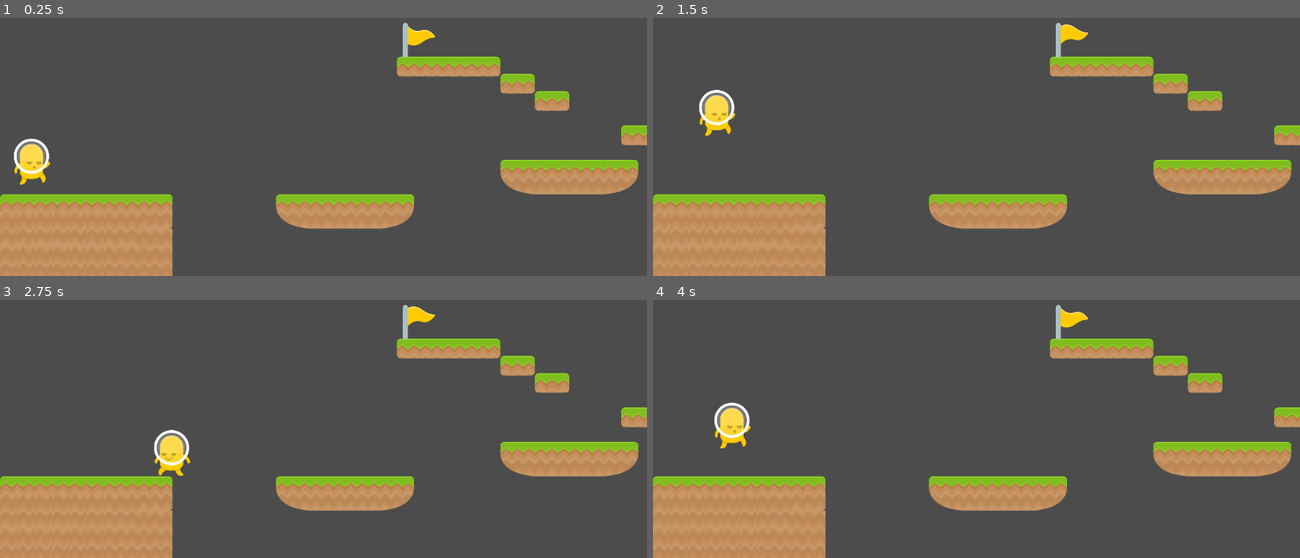
Above: before the commit, frames 1-4 (two rows, left to right).
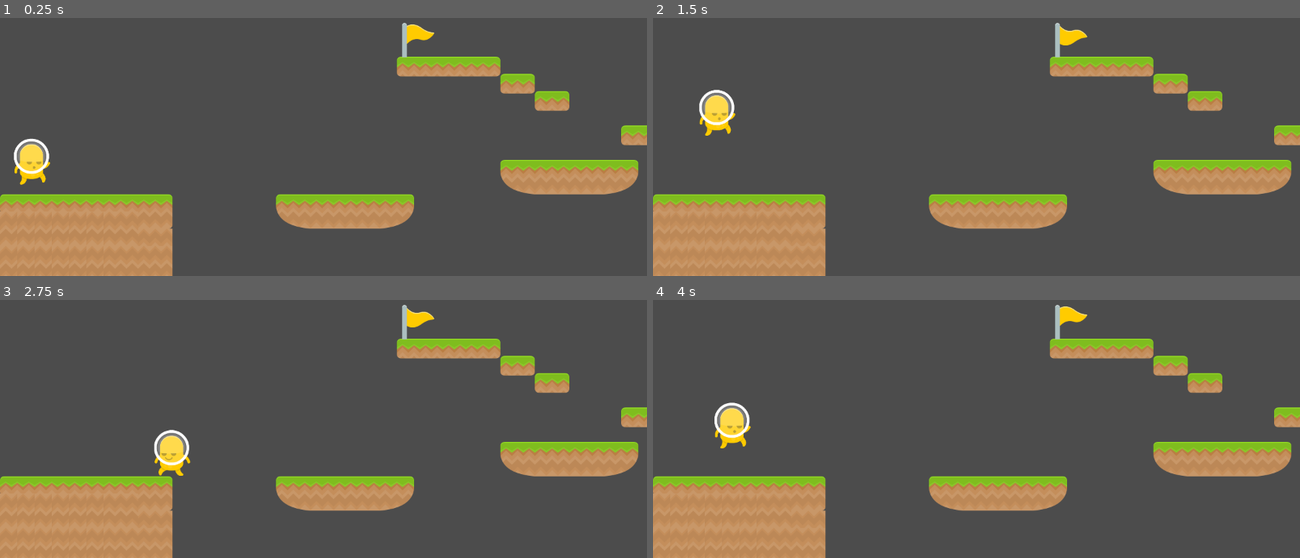
Above: after the commit, the same moments.

Repository: 44351-w21/one-screen-platformer-thomastran7
Game: Godot game, scene res://Platformer.tscn
The game is run twice, just before and just after one commit, with the same random seed, the same clock (stepped at 60 frames per second) and the same inputs.
Inputs:
- Up to frame 1 (0.25 s): no input
- Up to frame 2 (1.5 s): hold Right (ui_right) from 0.53 s (still down); tap Space (Jump) at 0.77 s
- Up to frame 3 (2.75 s): tap Space (Jump) at 1.52 s; release Right (ui_right) at 2.03 s; hold Left (ui_left) from 2.03 s (still down)
- Up to frame 4 (4 s): release Left (ui_left) at 2.78 s; hold Right (ui_right) from 2.78 s (still down); tap Space (Jump) at 3.02, 3.77 s

The runs differ from the first frame. In frame 1, 0.2% of the frame differs, in the area x 62-68%, y 1-16%; in frame 2, 0.2%; in frame 3, 0.2%; in frame 4, 0.2%.

Commit message:
Added Goal.gd and RestartButton.gd Modified a couple of scenes

Diff:
--- /dev/null
+++ b/Goal.gd
@@ -0,0 +1,6 @@
+extends Area2D
+
+
+
+func _on_Goal_body_entered(body):
+	get_tree().change_scene("res://WinScreen.tscn")
--- a/Goal.tscn
+++ b/Goal.tscn
@@ -1,10 +1,11 @@
-[gd_scene load_steps=5 format=2]
+[gd_scene load_steps=6 format=2]
 
 [ext_resource path="res://Assets/Flag/flagYellow2.png" type="Texture" id=1]
 [ext_resource path="res://Assets/Flag/flagYellow1.png" type="Texture" id=2]
+[ext_resource path="res://Goal.gd" type="Script" id=3]
 
 [sub_resource type="CircleShape2D" id=1]
-radius = 70.6789
+radius = 64.8237
 
 [sub_resource type="SpriteFrames" id=2]
 animations = [ {
@@ -16,16 +17,18 @@
 
 [node name="Goal" type="Area2D"]
 scale = Vector2( 0.5, 0.5 )
+script = ExtResource( 3 )
+
+[node name="CollisionShape2D" type="CollisionShape2D" parent="."]
+position = Vector2( -20.1587, 0 )
+shape = SubResource( 1 )
 __meta__ = {
 "_edit_group_": true
 }
 
-[node name="CollisionShape2D" type="CollisionShape2D" parent="."]
-position = Vector2( -20.1587, 0 )
-shape = SubResource( 1 )
-
 [node name="AnimatedSprite" type="AnimatedSprite" parent="."]
+position = Vector2( -9.52441, 27.7795 )
 frames = SubResource( 2 )
 animation = "wave"
-frame = 1
 playing = true
+[connection signal="body_entered" from="." to="." method="_on_Goal_body_entered"]
--- a/Platformer.tscn
+++ b/Platformer.tscn
@@ -2,13 +2,21 @@
 
 [ext_resource path="res://TileMap.tscn" type="PackedScene" id=1]
 [ext_resource path="res://Player.tscn" type="PackedScene" id=2]
-[ext_resource path="res://Platformer.gd" type="Script" id=3]
 [ext_resource path="res://Goal.tscn" type="PackedScene" id=4]
 
-[sub_resource type="RectangleShape2D" id=1]
+[sub_resource type="GDScript" id=1]
+script/source = "extends Node2D
+
+
+
+func _on_Doom_body_entered(body):
+	$Player.position = $Position2D.position
+"
+
+[sub_resource type="RectangleShape2D" id=2]
 
 [node name="Platformer" type="Node2D"]
-script = ExtResource( 3 )
+script = SubResource( 1 )
 
 [node name="TileMap" parent="." instance=ExtResource( 1 )]
 scale = Vector2( 0.5, 0.5 )
@@ -37,8 +45,8 @@
 [node name="CollisionShape2D" type="CollisionShape2D" parent="Doom"]
 position = Vector2( 212.805, 605.442 )
 scale = Vector2( 200, 1 )
-shape = SubResource( 1 )
+shape = SubResource( 2 )
 
 [node name="Goal" parent="." instance=ExtResource( 4 )]
-position = Vector2( 779.352, 161.225 )
+position = Vector2( 782.352, 147.225 )
 [connection signal="body_entered" from="Doom" to="." method="_on_Doom_body_entered"]
--- /dev/null
+++ b/RestartButton.gd
@@ -0,0 +1,6 @@
+extends Button
+
+
+
+func _on_RestartButton_pressed():
+	get_tree().change_scene("res://Platformer.tscn")
Not shown, changed: docs/index.pck
